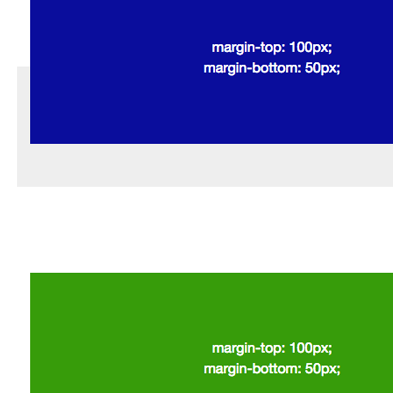
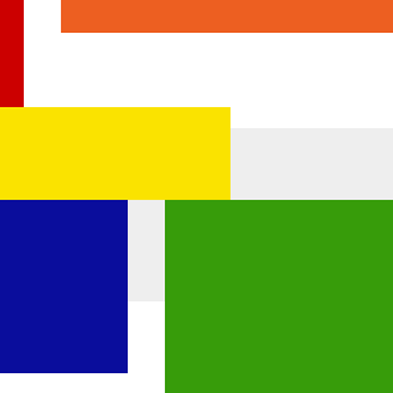
Layered file, before and after one edit (393px x 393px). Changes by layer:
added layer "dynamic - fake" above "margins" over [0, 0, 393, 393]
